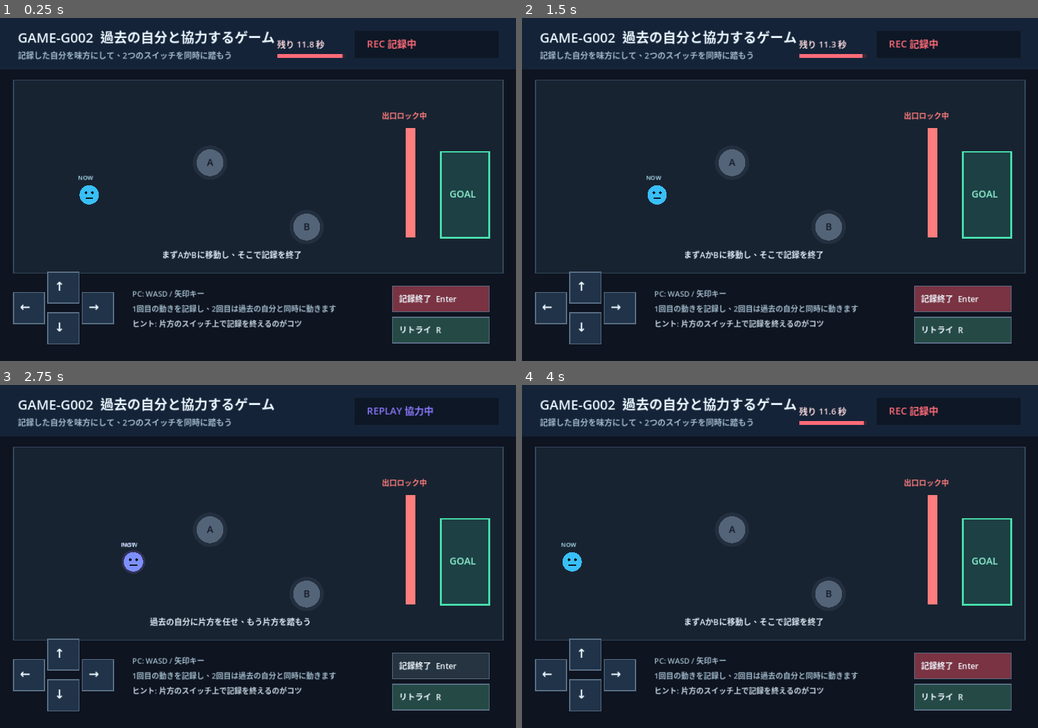
Above: before the commit, frames 1-4 (two rows, left to right).
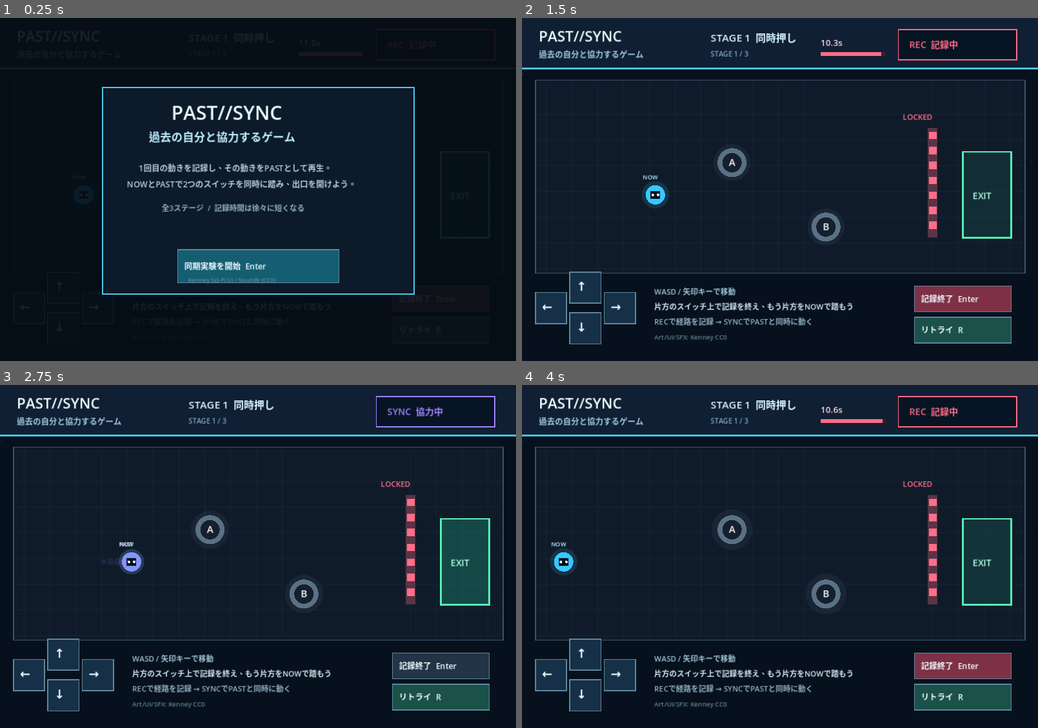
Above: after the commit, the same moments.

Repository: kobitworks/autoai_poc
Game: Godot game, scene res://Main.tscn
Two runs of this game, one before a commit and one after it. Both use one fixed random seed, a clock stepped at 60 frames per second and the inputs below.
Inputs (mouse positions are in pixels of both pictures, inside the frame that each line leads up to):
- Up to frame 1 (0.25 s): no input
- Up to frame 2 (1.5 s): tap Enter at 0.5, 0.6 s; move the mouse to (893, 172) at 0.52 s; hold Right 0.53-1.25 s; click (893, 172) at 0.67 s; tap Space at 0.77, 1.07 s; tap R at 0.8 s; drag from (676, 206) to (754, 258) at 1.27 s
- Up to frame 3 (2.75 s): tap Space at 2, 2.1 s; move the mouse to (309, 481) at 2.02 s; hold Right from 2.03 s (still down); click (309, 481) at 2.17 s; tap Enter at 2.3 s
- Up to frame 4 (4 s): release Right at 2.75 s; drag from (754, 625) to (625, 505) at 2.77 s; tap Enter at 3.5 s; move the mouse to (934, 607) at 3.52 s; hold Left from 3.53 s (still down); tap R at 3.6 s; click (934, 607) at 3.67 s; tap Space at 3.77, 3.8 s

The runs differ from the first frame. In frame 1, 46% of the frame differs, in the area x 0-100%, y 0-96%; in frame 2, 6.5%; in frame 3, 6.3%; in frame 4, 6.6%.

Commit message:
feat(p021): redesign GAME-G002 as three-stage public-quality sync puzzle

Diff:
--- a/p021-game/sources/past-self-coop-godot/Main.gd
+++ b/p021-game/sources/past-self-coop-godot/Main.gd
@@ -1,16 +1,42 @@
 extends Control
 
-const RECORD_SECONDS := 12.0
-const PLAYER_SPEED := 190.0
+const PLAYER_SPEED := 205.0
 const PLAYER_RADIUS := 18.0
-const START_POS := Vector2(165, 330)
-const SWITCH_A := Vector2(390, 270)
-const SWITCH_B := Vector2(570, 390)
-const GOAL_RECT := Rect2(820, 250, 90, 160)
-
-enum Phase { RECORDING, REPLAYING, CLEAR }
+const START_POS := Vector2(155, 330)
+const START_RECT := Rect2(330, 432, 300, 62)
+const NEXT_RECT := Rect2(330, 422, 300, 58)
+
+const STAGES := [
+	{
+		"name": "STAGE 1  同時押し",
+		"record": 11.0,
+		"a": Vector2(390, 270),
+		"b": Vector2(565, 390),
+		"goal": Rect2(820, 250, 90, 160),
+		"hint": "片方のスイッチ上で記録を終え、もう片方をNOWで踏もう"
+	},
+	{
+		"name": "STAGE 2  時差協力",
+		"record": 9.0,
+		"a": Vector2(335, 405),
+		"b": Vector2(650, 245),
+		"goal": Rect2(820, 205, 90, 120),
+		"hint": "PASTが遠いスイッチへ向かう時間を逆算しよう"
+	},
+	{
+		"name": "STAGE 3  最終同期",
+		"record": 8.0,
+		"a": Vector2(455, 220),
+		"b": Vector2(655, 405),
+		"goal": Rect2(805, 300, 105, 120),
+		"hint": "短い記録時間で経路を作り、解除後すぐGOALへ"
+	}
+]
+
+enum Phase { RECORDING, REPLAYING, CLEAR, COMPLETE }
 
 var phase: Phase = Phase.RECORDING
+var stage_index := 0
 var current_pos := START_POS
 var ghost_pos := START_POS
 var recorded_inputs: Array[Vector2] = []
@@ -19,6 +45,20 @@
 var gate_unlocked := false
 var touch_dir := Vector2.ZERO
 var font: Font
+var show_intro := true
+var pulse := 0.0
+var unlocked_flash := 0.0
+
+var switch_a := Vector2.ZERO
+var switch_b := Vector2.ZERO
+var goal_rect := Rect2()
+var record_seconds := 10.0
+var stage_hint := ""
+
+var ui_panel: Texture2D
+var ui_button: Texture2D
+var ui_icon: Texture2D
+var audio_player: AudioStreamPlayer
 
 var pad_up := Rect2(88, 474, 58, 58)
 var pad_down := Rect2(88, 550, 58, 58)
@@ -29,32 +69,45 @@
 
 func _ready() -> void:
 	if ResourceLoader.exists("res://fonts/NotoSansJP.ttf"):
-		font = load("res://fonts/NotoSansJP.ttf")
+		font = load("res://fonts/NotoSansJP.ttf") as Font
 	else:
 		font = ThemeDB.fallback_font
+	ui_panel = _load_texture("res://assets/kenney/ui_panel.png")
+	ui_button = _load_texture("res://assets/kenney/ui_button.png")
+	ui_icon = _load_texture("res://assets/kenney/ui_icon.png")
+	audio_player = AudioStreamPlayer.new()
+	add_child(audio_player)
+	_apply_stage(0)
 	set_process_input(true)
 	queue_redraw()
 
+func _load_texture(path: String) -> Texture2D:
+	if ResourceLoader.exists(path):
+		return load(path) as Texture2D
+	return null
+
 func _physics_process(delta: float) -> void:
-	if phase == Phase.CLEAR:
+	pulse += delta
+	unlocked_flash = maxf(0.0, unlocked_flash - delta)
+	if show_intro or phase == Phase.CLEAR or phase == Phase.COMPLETE:
 		queue_redraw()
 		return
 
-	var dir := _read_direction()
+	var dir: Vector2 = _read_direction()
 	current_pos += dir * PLAYER_SPEED * delta
-	current_pos.x = clamp(current_pos.x, 35.0, 920.0)
-	current_pos.y = clamp(current_pos.y, 125.0, 465.0)
+	current_pos.x = clampf(current_pos.x, 42.0, 915.0)
+	current_pos.y = clampf(current_pos.y, 135.0, 462.0)
 
 	if phase == Phase.RECORDING:
 		recorded_inputs.append(dir)
 		record_elapsed += delta
-		if record_elapsed >= RECORD_SECONDS:
+		if record_elapsed >= record_seconds:
 			_start_replay()
 	elif phase == Phase.REPLAYING:
 		if replay_index < recorded_inputs.size():
 			ghost_pos += recorded_inputs[replay_index] * PLAYER_SPEED * delta
-			ghost_pos.x = clamp(ghost_pos.x, 35.0, 920.0)
-			ghost_pos.y = clamp(ghost_pos.y, 125.0, 465.0)
+			ghost_pos.x = clampf(ghost_pos.x, 42.0, 915.0)
+			ghost_pos.y = clampf(ghost_pos.y, 135.0, 462.0)
 			replay_index += 1
 
 	_update_switches_and_goal()
@@ -72,16 +125,17 @@
 		dir.y += 1.0
 	return dir.normalized() if dir.length() > 1.0 else dir
 
-func _start_replay() -> void:
-	if recorded_inputs.is_empty():
-		return
-	phase = Phase.REPLAYING
-	current_pos = START_POS
-	ghost_pos = START_POS
-	replay_index = 0
-	touch_dir = Vector2.ZERO
-
-func _retry() -> void:
+func _apply_stage(index: int) -> void:
+	stage_index = index
+	var data: Dictionary = STAGES[stage_index]
+	switch_a = data["a"] as Vector2
+	switch_b = data["b"] as Vector2
+	goal_rect = data["goal"] as Rect2
+	record_seconds = float(data["record"])
+	stage_hint = str(data["hint"])
+	_reset_stage_state()
+
+func _reset_stage_state() -> void:
 	phase = Phase.RECORDING
 	current_pos = START_POS
 	ghost_pos = START_POS
@@ -92,39 +146,114 @@
 	touch_dir = Vector2.ZERO
 	queue_redraw()
 
+func _start_replay() -> void:
+	if recorded_inputs.is_empty():
+		return
+	phase = Phase.REPLAYING
+	current_pos = START_POS
+	ghost_pos = START_POS
+	replay_index = 0
+	touch_dir = Vector2.ZERO
+	_play_sfx(1)
+
+func _retry() -> void:
+	_reset_stage_state()
+	_play_sfx(0)
+
 func _update_switches_and_goal() -> void:
-	var a_on := _is_on_switch(current_pos, SWITCH_A) or (phase != Phase.RECORDING and _is_on_switch(ghost_pos, SWITCH_A))
-	var b_on := _is_on_switch(current_pos, SWITCH_B) or (phase != Phase.RECORDING and _is_on_switch(ghost_pos, SWITCH_B))
-	if a_on and b_on:
+	var a_on: bool = _is_on_switch(current_pos, switch_a) or (phase != Phase.RECORDING and _is_on_switch(ghost_pos, switch_a))
+	var b_on: bool = _is_on_switch(current_pos, switch_b) or (phase != Phase.RECORDING and _is_on_switch(ghost_pos, switch_b))
+	if a_on and b_on and not gate_unlocked:
 		gate_unlocked = true
-	if gate_unlocked and GOAL_RECT.has_point(current_pos):
+		unlocked_flash = 1.0
+		_play_sfx(2)
+	if gate_unlocked and goal_rect.has_point(current_pos):
 		phase = Phase.CLEAR
 		touch_dir = Vector2.ZERO
+		_play_sfx(3)
 
 func _is_on_switch(pos: Vector2, sw: Vector2) -> bool:
-	return pos.distance_to(sw) <= 32.0
+	return pos.distance_to(sw) <= 34.0
+
+func _play_sfx(slot: int) -> void:
+	var base := "res://assets/kenney/sfx_%d" % slot
+	for ext in ["ogg", "wav", "mp3"]:
+		var path := "%s.%s" % [base, ext]
+		if ResourceLoader.exists(path):
+			audio_player.stream = load(path) as AudioStream
+			audio_player.play()
+			return
 
 func _input(event: InputEvent) -> void:
-	if event is InputEventKey and event.pressed:
-		if event.keycode == KEY_ENTER and phase == Phase.RECORDING:
-			_start_replay()
-		elif event.keycode == KEY_R:
-			_retry()
+	if show_intro:
+		var start_now := false
+		if event is InputEventKey:
+			var key_event: InputEventKey = event as InputEventKey
+			start_now = key_event.pressed and (key_event.keycode == KEY_ENTER or key_event.keycode == KEY_SPACE)
+		elif event is InputEventMouseButton:
+			var mouse_event: InputEventMouseButton = event as InputEventMouseButton
+			start_now = mouse_event.pressed and mouse_event.button_index == MOUSE_BUTTON_LEFT and START_RECT.has_point(mouse_event.position)
+		elif event is InputEventScreenTouch:
+			var touch_event: InputEventScreenTouch = event as InputEventScreenTouch
+			start_now = touch_event.pressed and START_RECT.has_point(touch_event.position)
+		if start_now:
+			show_intro = false
+			_play_sfx(0)
+			queue_redraw()
+		return
+
+	if phase == Phase.CLEAR:
+		var advance := false
+		if event is InputEventKey:
+			var clear_key: InputEventKey = event as InputEventKey
+			advance = clear_key.pressed and (clear_key.keycode == KEY_ENTER or clear_key.keycode == KEY_SPACE)
+		elif event is InputEventMouseButton:
+			var clear_mouse: InputEventMouseButton = event as InputEventMouseButton
+			advance = clear_mouse.pressed and NEXT_RECT.has_point(clear_mouse.position)
+		elif event is InputEventScreenTouch:
+			var clear_touch: InputEventScreenTouch = event as InputEventScreenTouch
+			advance = clear_touch.pressed and NEXT_RECT.has_point(clear_touch.position)
+		if advance:
+			if stage_index < STAGES.size() - 1:
+				_apply_stage(stage_index + 1)
+			else:
+				phase = Phase.COMPLETE
+			return
+
+	if phase == Phase.COMPLETE:
+		if event is InputEventKey:
+			var final_key: InputEventKey = event as InputEventKey
+			if final_key.pressed and final_key.keycode == KEY_R:
+				_apply_stage(0)
+				show_intro = true
+		return
+
+	if event is InputEventKey:
+		var key_event: InputEventKey = event as InputEventKey
+		if key_event.pressed:
+			if key_event.keycode == KEY_ENTER and phase == Phase.RECORDING:
+				_start_replay()
+			elif key_event.keycode == KEY_R:
+				_retry()
 
 	if event is InputEventScreenTouch:
-		if event.pressed:
-			_handle_pointer_press(event.position)
+		var touch_event: InputEventScreenTouch = event as InputEventScreenTouch
+		if touch_event.pressed:
+			_handle_pointer_press(touch_event.position)
 		else:
 			touch_dir = Vector2.ZERO
 
 	if event is InputEventScreenDrag:
-		_update_touch_direction(event.position)
-
-	if event is InputEventMouseButton and event.button_index == MOUSE_BUTTON_LEFT:
-		if event.pressed:
-			_handle_pointer_press(event.position)
-		else:
-			touch_dir = Vector2.ZERO
+		var drag_event: InputEventScreenDrag = event as InputEventScreenDrag
+		_update_touch_direction(drag_event.position)
+
+	if event is InputEventMouseButton:
+		var mouse_event: InputEventMouseButton = event as InputEventMouseButton
+		if mouse_event.button_index == MOUSE_BUTTON_LEFT:
+			if mouse_event.pressed:
+				_handle_pointer_press(mouse_event.position)
+			else:
+				touch_dir = Vector2.ZERO
 
 func _handle_pointer_press(pos: Vector2) -> void:
 	if finish_rect.has_point(pos) and phase == Phase.RECORDING:
@@ -152,97 +281,161 @@
 	_draw_stage()
 	_draw_hud()
 	_draw_controls()
+	if show_intro:
+		_draw_intro()
+	elif phase == Phase.CLEAR:
+		_draw_clear()
+	elif phase == Phase.COMPLETE:
+		_draw_complete()
 
 func _draw_background() -> void:
-	draw_rect(Rect2(0, 0, 960, 640), Color("#0e1420"))
-	draw_rect(Rect2(0, 0, 960, 96), Color("#152338"))
-	draw_string(font, Vector2(32, 46), "GAME-G002  過去の自分と協力するゲーム", HORIZONTAL_ALIGNMENT_LEFT, -1, 25, Color("#eaf7ff"))
-	draw_string(font, Vector2(32, 76), "記録した自分を味方にして、2つのスイッチを同時に踏もう", HORIZONTAL_ALIGNMENT_LEFT, -1, 15, Color("#9fb8c9"))
+	draw_rect(Rect2(0, 0, 960, 640), Color("#07111d"))
+	for i in range(14):
+		var x := float(i * 79 % 960)
+		var y := 105.0 + float((i * 137) % 370)
+		var alpha := 0.10 + 0.05 * sin(pulse * 1.5 + float(i))
+		draw_circle(Vector2(x, y), 1.8, Color(0.35, 0.75, 1.0, alpha))
+	draw_rect(Rect2(0, 0, 960, 96), Color("#101f33"))
+	draw_rect(Rect2(0, 92, 960, 4), Color("#4bc4e8"))
+	draw_string(font, Vector2(30, 44), "PAST//SYNC", HORIZONTAL_ALIGNMENT_LEFT, -1, 27, Color("#f1fbff"))
+	draw_string(font, Vector2(30, 74), "過去の自分と協力するゲーム", HORIZONTAL_ALIGNMENT_LEFT, -1, 15, Color("#9fcadd"))
+	if ui_icon != null:
+		draw_texture_rect(ui_icon, Rect2(886, 24, 42, 42), false)
 
 func _draw_stage() -> void:
-	draw_rect(Rect2(24, 116, 912, 360), Color("#182331"), true)
-	draw_rect(Rect2(24, 116, 912, 360), Color("#344a60"), false, 2.0)
-
-	_draw_switch(SWITCH_A, "A")
-	_draw_switch(SWITCH_B, "B")
-
-	var gate_color := Color("#3bd9a0") if gate_unlocked else Color("#ff7d7d")
-	draw_rect(Rect2(755, 205, 18, 205), gate_color, true)
-	draw_string(font, Vector2(710, 188), "出口ロック解除済み" if gate_unlocked else "出口ロック中", HORIZONTAL_ALIGNMENT_LEFT, -1, 14, gate_color)
-
-	draw_rect(GOAL_RECT, Color(0.2, 0.9, 0.7, 0.15), true)
-	draw_rect(GOAL_RECT, Color("#49e0ad"), false, 3.0)
-	draw_string(font, Vector2(836, 335), "GOAL", HORIZONTAL_ALIGNMENT_LEFT, -1, 18, Color("#8ff5d1"))
-
-	_draw_player(current_pos, Color("#39bff8"), false)
+	var room := Rect2(24, 116, 912, 360)
+	draw_rect(room, Color("#101b2a"), true)
+	for x in range(44, 930, 48):
+		draw_line(Vector2(x, 120), Vector2(x, 474), Color(0.20, 0.45, 0.58, 0.10), 1.0)
+	for y in range(132, 470, 48):
+		draw_line(Vector2(28, y), Vector2(932, y), Color(0.20, 0.45, 0.58, 0.10), 1.0)
+	draw_rect(room, Color("#37566c"), false, 2.0)
+
+	if ui_panel != null:
+		draw_texture_rect(ui_panel, Rect2(32, 126, 126, 44), false)
+		draw_texture_rect(ui_panel, Rect2(782, 126, 140, 44), false)
+
+	_draw_switch(switch_a, "A")
+	_draw_switch(switch_b, "B")
+
+	var gate_color := Color("#42efb3") if gate_unlocked else Color("#ff6e86")
+	draw_rect(Rect2(755, 205, 18, 205), Color(gate_color, 0.30), true)
+	for y in range(212, 406, 28):
+		draw_rect(Rect2(757, y, 14, 14), gate_color, true)
+	draw_string(font, Vector2(708, 190), "UNLOCKED" if gate_unlocked else "LOCKED", HORIZONTAL_ALIGNMENT_LEFT, -1, 14, gate_color)
+
+	var glow := 0.14 + 0.06 * sin(pulse * 3.0)
+	draw_rect(goal_rect, Color(0.15, 1.0, 0.72, glow), true)
+	draw_rect(goal_rect, Color("#57eeb7"), false, 3.0)
+	draw_string(font, goal_rect.position + Vector2(18, goal_rect.size.y * 0.55), "EXIT", HORIZONTAL_ALIGNMENT_LEFT, -1, 17, Color("#b4ffe5"))
+
+	_draw_player(current_pos, Color("#37c8ff"), false)
 	if phase != Phase.RECORDING:
-		_draw_player(ghost_pos, Color(0.65, 0.45, 1.0, 0.55), true)
+		_draw_player(ghost_pos, Color(0.67, 0.48, 1.0, 0.62), true)
+
+	if unlocked_flash > 0.0:
+		draw_rect(room, Color(0.25, 1.0, 0.72, unlocked_flash * 0.13), true)
+
+func _draw_player(pos: Vector2, color: Color, ghost: bool) -> void:
+	var aura := PLAYER_RADIUS + 8.0 + sin(pulse * 4.0) * 2.5
+	draw_circle(pos, aura, Color(color, 0.14 if not ghost else 0.10))
+	draw_circle(pos, PLAYER_RADIUS, color)
+	draw_rect(Rect2(pos + Vector2(-9, -7), Vector2(18, 14)), Color("#07111d"), true)
+	draw_circle(pos + Vector2(-5, 0), 2.5, Color("#eafaff"))
+	draw_circle(pos + Vector2(5, 0), 2.5, Color("#eafaff"))
+	draw_string(font, pos + Vector2(-24, -29), "PAST" if ghost else "NOW", HORIZONTAL_ALIGNMENT_LEFT, -1, 11, Color("#dccfff") if ghost else Color("#b8f0ff"))
+	if ghost:
+		for i in range(4):
+			var trail_pos := pos - Vector2(float(i + 1) * 13.0, 0)
+			draw_circle(trail_pos, 8.0 - float(i), Color(color, 0.10))
+
+func _draw_switch(pos: Vector2, label: String) -> void:
+	var active: bool = _is_on_switch(current_pos, pos) or (phase != Phase.RECORDING and _is_on_switch(ghost_pos, pos))
+	var c := Color("#ffd456") if active else Color("#597184")
+	draw_circle(pos, 36.0 + sin(pulse * 3.5) * 2.0, Color(c, 0.12))
+	draw_circle(pos, 27, c)
+	draw_circle(pos, 18, Color("#14202d"))
+	draw_string(font, pos + Vector2(-6, 6), label, HORIZONTAL_ALIGNMENT_LEFT, -1, 18, Color("#f5fbff"))
+
+func _draw_hud() -> void:
+	var data: Dictionary = STAGES[stage_index]
+	draw_string(font, Vector2(350, 44), str(data["name"]), HORIZONTAL_ALIGNMENT_LEFT, -1, 19, Color("#d9f7ff"))
+	draw_string(font, Vector2(350, 72), "STAGE %d / %d" % [stage_index + 1, STAGES.size()], HORIZONTAL_ALIGNMENT_LEFT, -1, 13, Color("#79a9be"))
+
+	var phase_text := "REC  記録中"
+	var phase_color := Color("#ff6b83")
+	if phase == Phase.REPLAYING:
+		phase_text = "SYNC  協力中"
+		phase_color = Color("#a084ff")
+	elif phase == Phase.CLEAR:
+		phase_text = "CLEAR"
+		phase_color = Color("#54efb5")
+	elif phase == Phase.COMPLETE:
+		phase_text = "COMPLETE"
+		phase_color = Color("#54efb5")
+
+	draw_rect(Rect2(700, 22, 220, 56), Color("#071423"), true)
+	draw_rect(Rect2(700, 22, 220, 56), phase_color, false, 2.0)
+	draw_string(font, Vector2(720, 56), phase_text, HORIZONTAL_ALIGNMENT_LEFT, -1, 17, phase_color)
 
 	if phase == Phase.RECORDING:
-		draw_string(font, Vector2(300, 448), "まずAかBに移動し、そこで記録を終了", HORIZONTAL_ALIGNMENT_LEFT, -1, 15, Color("#dbe9f4"))
-	elif phase == Phase.REPLAYING and not gate_unlocked:
-		draw_string(font, Vector2(278, 448), "過去の自分に片方を任せ、もう片方を踏もう", HORIZONTAL_ALIGNMENT_LEFT, -1, 15, Color("#dbe9f4"))
-	elif phase == Phase.REPLAYING:
-		draw_string(font, Vector2(334, 448), "解除成功！ GOALへ進もう", HORIZONTAL_ALIGNMENT_LEFT, -1, 15, Color("#7ff0c7"))
-
-func _draw_player(pos: Vector2, color: Color, ghost: bool) -> void:
-	draw_circle(pos, PLAYER_RADIUS + (4 if ghost else 0), Color(color, 0.18))
-	draw_circle(pos, PLAYER_RADIUS, color)
-	draw_circle(pos + Vector2(-6, -4), 2.5, Color("#071019"))
-	draw_circle(pos + Vector2(6, -4), 2.5, Color("#071019"))
-	draw_line(pos + Vector2(-7, 6), pos + Vector2(7, 6), Color("#071019"), 2.0)
-	if ghost:
-		draw_string(font, pos + Vector2(-24, -28), "PAST", HORIZONTAL_ALIGNMENT_LEFT, -1, 11, Color("#decfff"))
+		var remain: float = maxf(0.0, record_seconds - record_elapsed)
+		draw_string(font, Vector2(555, 52), "%.1fs" % remain, HORIZONTAL_ALIGNMENT_LEFT, -1, 16, Color("#ffd7dd"))
+		draw_rect(Rect2(555, 64, 120, 7), Color("#39222b"), true)
+		draw_rect(Rect2(555, 64, 120.0 * (remain / record_seconds), 7), Color("#ff6b83"), true)
+
+func _draw_controls() -> void:
+	_draw_button(pad_up, "↑", Color("#163047"))
+	_draw_button(pad_down, "↓", Color("#163047"))
+	_draw_button(pad_left, "←", Color("#163047"))
+	_draw_button(pad_right, "→", Color("#163047"))
+	_draw_button(finish_rect, "記録終了  Enter", Color("#7e3146") if phase == Phase.RECORDING else Color("#223445"))
+	_draw_button(retry_rect, "リトライ  R", Color("#1b5149"))
+	draw_string(font, Vector2(245, 516), "WASD / 矢印キーで移動", HORIZONTAL_ALIGNMENT_LEFT, -1, 14, Color("#9fc5d7"))
+	draw_string(font, Vector2(245, 544), stage_hint, HORIZONTAL_ALIGNMENT_LEFT, -1, 14, Color("#d2e7f0"))
+	draw_string(font, Vector2(245, 572), "RECで経路を記録 → SYNCでPASTと同時に動く", HORIZONTAL_ALIGNMENT_LEFT, -1, 14, Color("#8faec0"))
+	draw_string(font, Vector2(245, 600), "Art/UI/SFX: Kenney CC0", HORIZONTAL_ALIGNMENT_LEFT, -1, 12, Color("#607f91"))
+
+func _draw_button(rect: Rect2, label: String, color: Color) -> void:
+	if ui_button != null:
+		draw_texture_rect(ui_button, rect, false)
+		draw_rect(rect, Color(color, 0.32), true)
 	else:
-		draw_string(font, pos + Vector2(-21, -28), "NOW", HORIZONTAL_ALIGNMENT_LEFT, -1, 11, Color("#b8edff"))
-
-func _draw_switch(pos: Vector2, label: String) -> void:
-	var active := _is_on_switch(current_pos, pos) or (phase != Phase.RECORDING and _is_on_switch(ghost_pos, pos))
-	var c := Color("#ffd85d") if active else Color("#546478")
-	draw_circle(pos, 32, Color(c, 0.18))
-	draw_circle(pos, 25, c)
-	draw_string(font, pos + Vector2(-6, 6), label, HORIZONTAL_ALIGNMENT_LEFT, -1, 18, Color("#111827"))
-
-func _draw_hud() -> void:
-	var phase_text := "REC 記録中"
-	var phase_color := Color("#ff6b79")
-	if phase == Phase.REPLAYING:
-		phase_text = "REPLAY 協力中"
-		phase_color = Color("#8b78ff")
-	elif phase == Phase.CLEAR:
-		phase_text = "CLEAR!"
-		phase_color = Color("#4ee6ad")
-
-	draw_rect(Rect2(660, 24, 268, 50), Color("#0d1725"), true)
-	draw_string(font, Vector2(682, 55), phase_text, HORIZONTAL_ALIGNMENT_LEFT, -1, 18, phase_color)
-
-	if phase == Phase.RECORDING:
-		var remain: float = maxf(0.0, RECORD_SECONDS - record_elapsed)
-		draw_string(font, Vector2(515, 55), "残り %.1f 秒" % remain, HORIZONTAL_ALIGNMENT_LEFT, -1, 16, Color("#f6d6da"))
-		draw_rect(Rect2(515, 67, 125, 7), Color("#402833"), true)
-		draw_rect(Rect2(515, 67, 125.0 * (remain / RECORD_SECONDS), 7), Color("#ff6b79"), true)
-
-	if phase == Phase.CLEAR:
-		draw_rect(Rect2(250, 210, 460, 170), Color(0.03, 0.08, 0.12, 0.94), true)
-		draw_rect(Rect2(250, 210, 460, 170), Color("#49e0ad"), false, 3.0)
-		draw_string(font, Vector2(390, 270), "ステージクリア！", HORIZONTAL_ALIGNMENT_LEFT, -1, 28, Color("#7ff0c7"))
-		draw_string(font, Vector2(330, 312), "過去の自分との協力に成功しました", HORIZONTAL_ALIGNMENT_LEFT, -1, 17, Color("#d9fff2"))
-		draw_string(font, Vector2(382, 350), "R または リトライ", HORIZONTAL_ALIGNMENT_LEFT, -1, 15, Color("#b9cbd8"))
-
-func _draw_controls() -> void:
-	_draw_button(pad_up, "↑", Color("#203349"))
-	_draw_button(pad_down, "↓", Color("#203349"))
-	_draw_button(pad_left, "←", Color("#203349"))
-	_draw_button(pad_right, "→", Color("#203349"))
-	_draw_button(finish_rect, "記録終了  Enter", Color("#7a3342") if phase == Phase.RECORDING else Color("#263340"))
-	_draw_button(retry_rect, "リトライ  R", Color("#254a46"))
-
-	draw_string(font, Vector2(245, 520), "PC: WASD / 矢印キー", HORIZONTAL_ALIGNMENT_LEFT, -1, 14, Color("#9fb8c9"))
-	draw_string(font, Vector2(245, 548), "1回目の動きを記録し、2回目は過去の自分と同時に動きます", HORIZONTAL_ALIGNMENT_LEFT, -1, 14, Color("#9fb8c9"))
-	draw_string(font, Vector2(245, 576), "ヒント: 片方のスイッチ上で記録を終えるのがコツ", HORIZONTAL_ALIGNMENT_LEFT, -1, 14, Color("#c5d7e3"))
-
-func _draw_button(rect: Rect2, label: String, color: Color) -> void:
-	draw_rect(rect, color, true)
-	draw_rect(rect, Color("#5b7187"), false, 2.0)
+		draw_rect(rect, color, true)
+	draw_rect(rect, Color("#5f879b"), false, 2.0)
 	var size := 23 if label.length() <= 2 else 15
-	draw_string(font, rect.position + Vector2(12, rect.size.y / 2 + 6), label, HORIZONTAL_ALIGNMENT_LEFT, -1, size, Color("#eff8ff"))
+	draw_string(font, rect.position + Vector2(12, rect.size.y / 2 + 6), label, HORIZONTAL_ALIGNMENT_LEFT, -1, size, Color("#effbff"))
+
+func _draw_intro() -> void:
+	draw_rect(Rect2(0, 0, 960, 640), Color(0.02, 0.05, 0.08, 0.91), true)
+	var box := Rect2(190, 130, 580, 385)
+	draw_rect(box, Color("#0c1a29"), true)
+	draw_rect(box, Color("#48ccea"), false, 2.0)
+	draw_string(font, Vector2(318, 190), "PAST//SYNC", HORIZONTAL_ALIGNMENT_LEFT, -1, 36, Color("#ecfbff"))
+	draw_string(font, Vector2(276, 230), "過去の自分と協力するゲーム", HORIZONTAL_ALIGNMENT_LEFT, -1, 21, Color("#bfefff"))
+	draw_string(font, Vector2(257, 286), "1回目の動きを記録し、その動きをPASTとして再生。", HORIZONTAL_ALIGNMENT_LEFT, -1, 15, Color("#b4cbd7"))
+	draw_string(font, Vector2(235, 316), "NOWとPASTで2つのスイッチを同時に踏み、出口を開けよう。", HORIZONTAL_ALIGNMENT_LEFT, -1, 15, Color("#b4cbd7"))
+	draw_string(font, Vector2(300, 360), "全3ステージ  /  記録時間は徐々に短くなる", HORIZONTAL_ALIGNMENT_LEFT, -1, 14, Color("#8faec0"))
+	_draw_button(START_RECT, "同期実験を開始  Enter", Color("#155d71"))
+	draw_string(font, Vector2(349, 493), "Kenney Sci-Fi UI / Sounds (CC0)", HORIZONTAL_ALIGNMENT_LEFT, -1, 11, Color("#668898"))
+
+func _draw_clear() -> void:
+	draw_rect(Rect2(0, 0, 960, 640), Color(0.02, 0.07, 0.09, 0.75), true)
+	var box := Rect2(240, 180, 480, 320)
+	draw_rect(box, Color("#09211f"), true)
+	draw_rect(box, Color("#50efb4"), false, 3.0)
+	draw_string(font, Vector2(350, 247), "SYNC SUCCESS", HORIZONTAL_ALIGNMENT_LEFT, -1, 29, Color("#74f5c4"))
+	draw_string(font, Vector2(333, 292), "ステージ %d クリア" % [stage_index + 1], HORIZONTAL_ALIGNMENT_LEFT, -1, 20, Color("#e6fff7"))
+	draw_string(font, Vector2(310, 335), "NOW と PAST の同期に成功しました", HORIZONTAL_ALIGNMENT_LEFT, -1, 15, Color("#a7d8c8"))
+	_draw_button(NEXT_RECT, "次のステージへ  Enter", Color("#176759"))
+
+func _draw_complete() -> void:
+	draw_rect(Rect2(0, 0, 960, 640), Color(0.01, 0.05, 0.07, 0.93), true)
+	var box := Rect2(185, 140, 590, 365)
+	draw_rect(box, Color("#081b29"), true)
+	draw_rect(box, Color("#61eec2"), false, 3.0)
+	draw_string(font, Vector2(308, 215), "EXPERIMENT COMPLETE", HORIZONTAL_ALIGNMENT_LEFT, -1, 28, Color("#7cf4ca"))
+	draw_string(font, Vector2(300, 265), "3つの時間同期パズルを突破！", HORIZONTAL_ALIGNMENT_LEFT, -1, 21, Color("#e5fff7"))
+	draw_string(font, Vector2(245, 320), "過去の自分を「障害」ではなく「仲間」に変えることに成功しました。", HORIZONTAL_ALIGNMENT_LEFT, -1, 15, Color("#afccd6"))
+	draw_string(font, Vector2(343, 380), "R で最初からリプレイ", HORIZONTAL_ALIGNMENT_LEFT, -1, 16, Color("#9fc4d3"))
+	draw_string(font, Vector2(347, 430), "Art / UI / SFX: Kenney (CC0)", HORIZONTAL_ALIGNMENT_LEFT, -1, 12, Color("#668898"))
